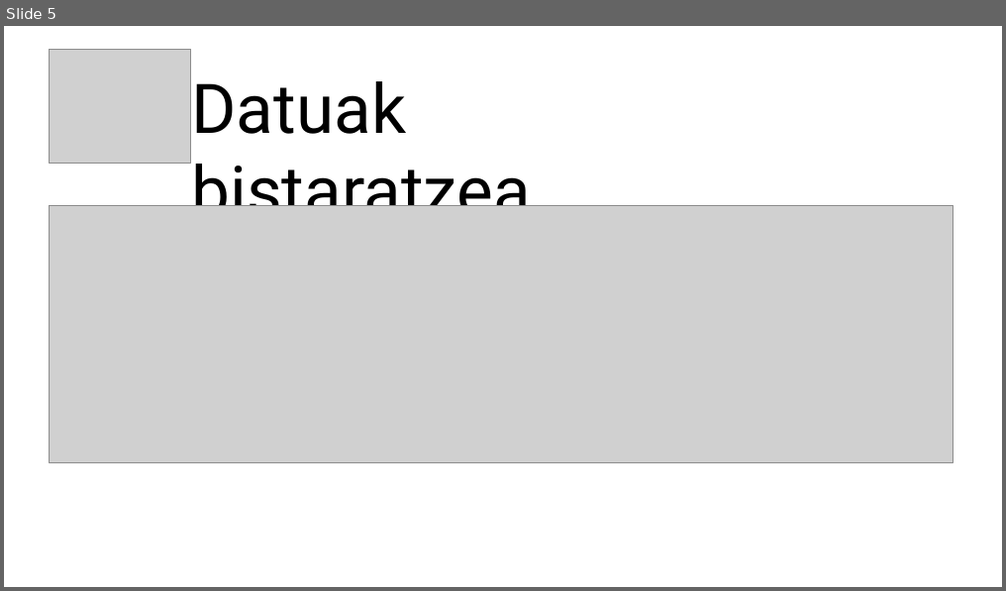
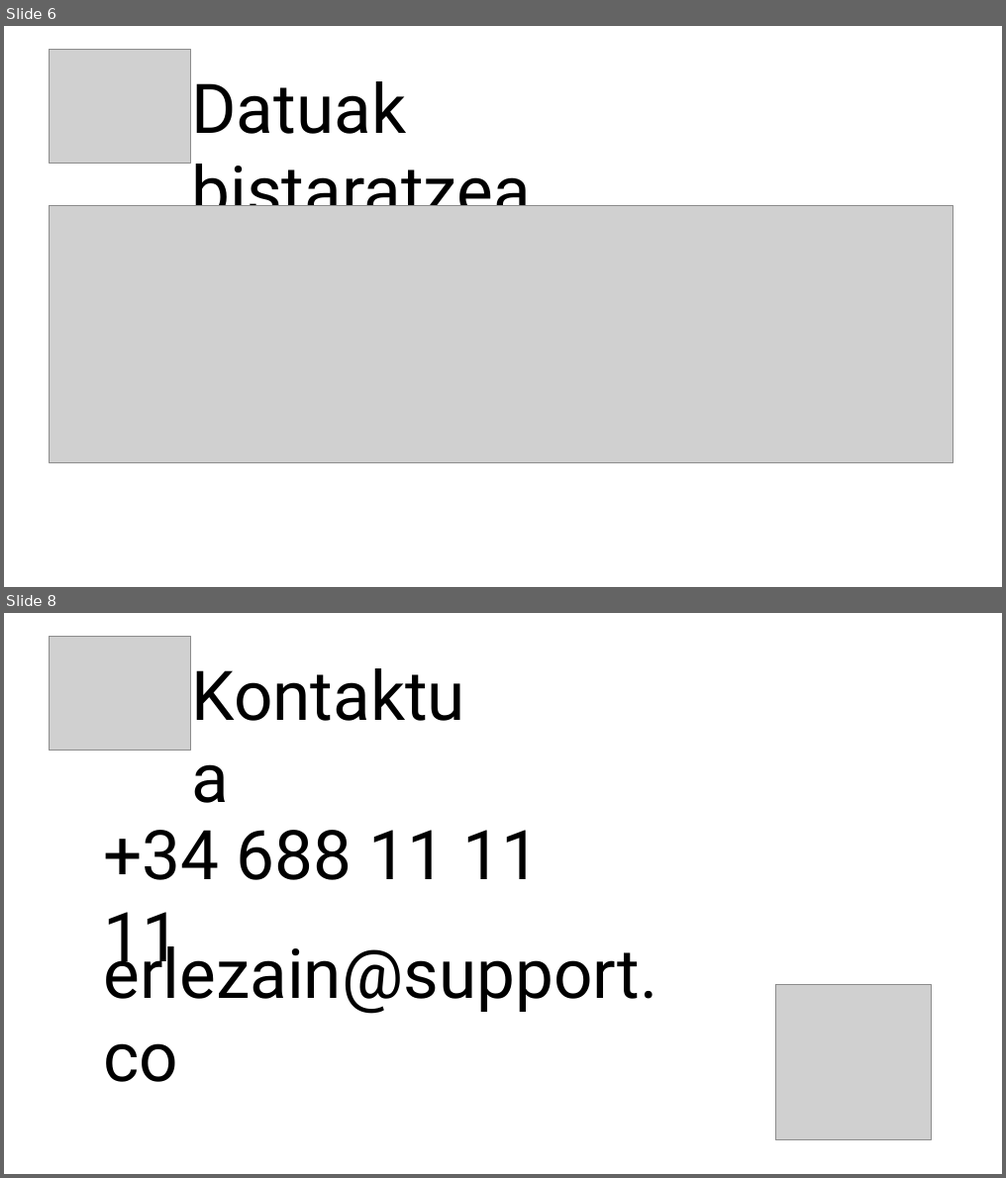
Before and after one commit to OceansForce/Erronka_5_Taldea, a slide deck: Aurkezpena/Aurkezpena_5.taldea_3.sprint.pptx. Shown one above the other, each under a label of ours: slide 5 before the commit, slides 6 and 8 after it; the slides between them are not shown. The pictures are 1006x591 and 1006x1178 pixels, drawn with LibreOffice and Linux fonts; fonts in the diff are those of the drawing; grey boxes stand for pictures. Boxes give left, top, right and bottom in pixels: in the first picture for what was removed or moved away, otherwise in the second. Text is boxed around its words. In the diff, an @@ line names an element or a change of style, - is before the commit and + after.

```diff
--- a/Aurkezpena/Aurkezpena_5.taldea_3.sprint.pptx
+++ b/Aurkezpena/Aurkezpena_5.taldea_3.sprint.pptx
@@ slide 8 added at [4, 613, 1002, 1174], background #FFFFFF @@
@@ picture added at [49, 636, 191, 751] @@
@@ text added at [184, 649, 488, 739], 66 pt, text #000000 @@
+Kontaktua
@@ text added at [103, 830, 541, 977], 66 pt, text #000000 @@
++34 688 11 11 11
@@ text added at [103, 936, 657, 1082], 66 pt, text #000000 @@
+erlezain@support.co
@@ picture added at [776, 985, 932, 1141] @@
@@ what was slide 5 is now slide 6 @@
```
Also in this commit, not shown: 1 slide changed, 1 other slide added, 4 other files.
